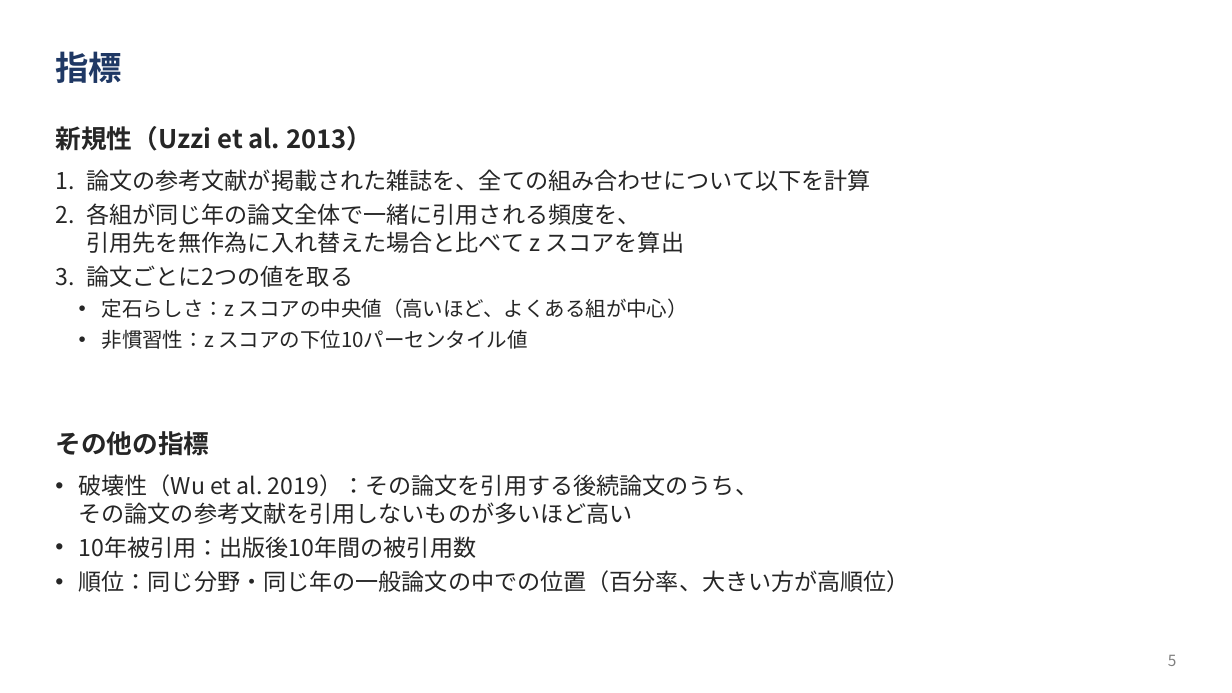
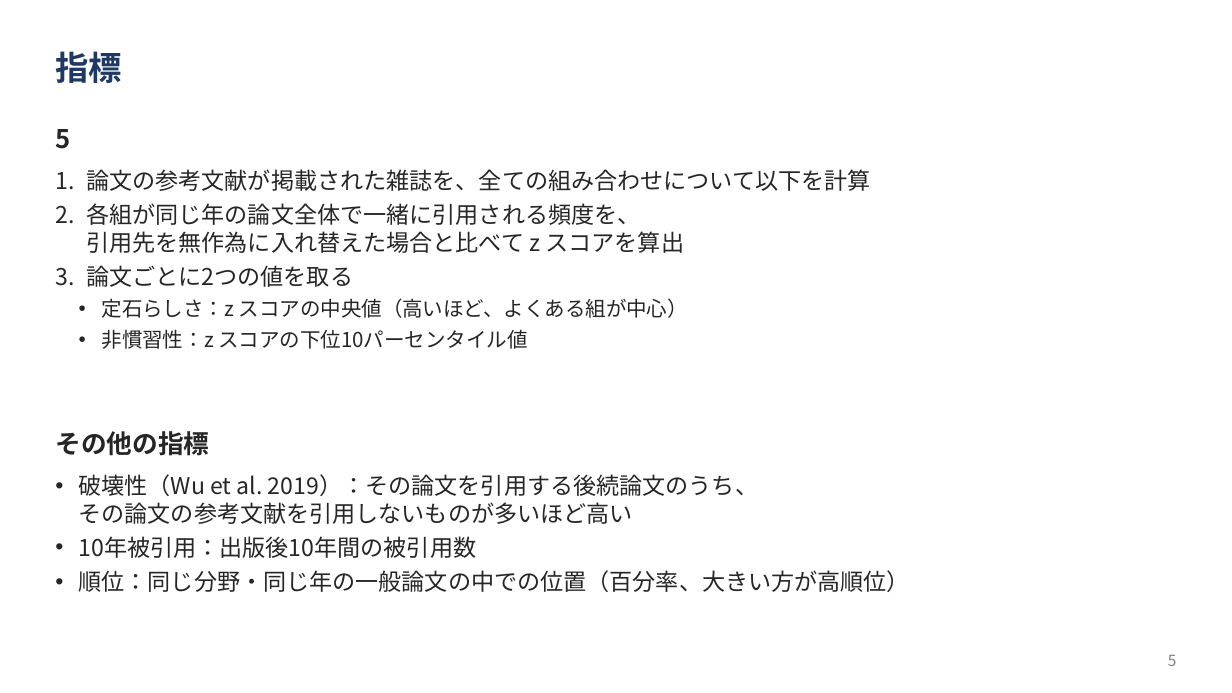
Before and after one commit to ryosuke0828/sci-sci-toyota, a slide deck: slide 5 of docs/slides/toyota_novelty_progress.pptx. Drawn at 1232x693 pixels with LibreOffice and Linux fonts; fonts in the diff are those of the drawing. Boxes give left, top, right and bottom in pixels: in the first picture for what was removed or moved away, otherwise in the second. Text is boxed around its words. In the diff, an @@ line names an element or a change of style, - is before the commit and + after.

```diff
--- a/docs/slides/toyota_novelty_progress.pptx
+++ b/docs/slides/toyota_novelty_progress.pptx
@@ text at [55, 129, 70, 149]: text changed @@
-新規性（Uzzi et al. 2013）
+5
```
Also in this commit, not shown: 8 other slides changed, 4 slides added, 3 slides removed.
